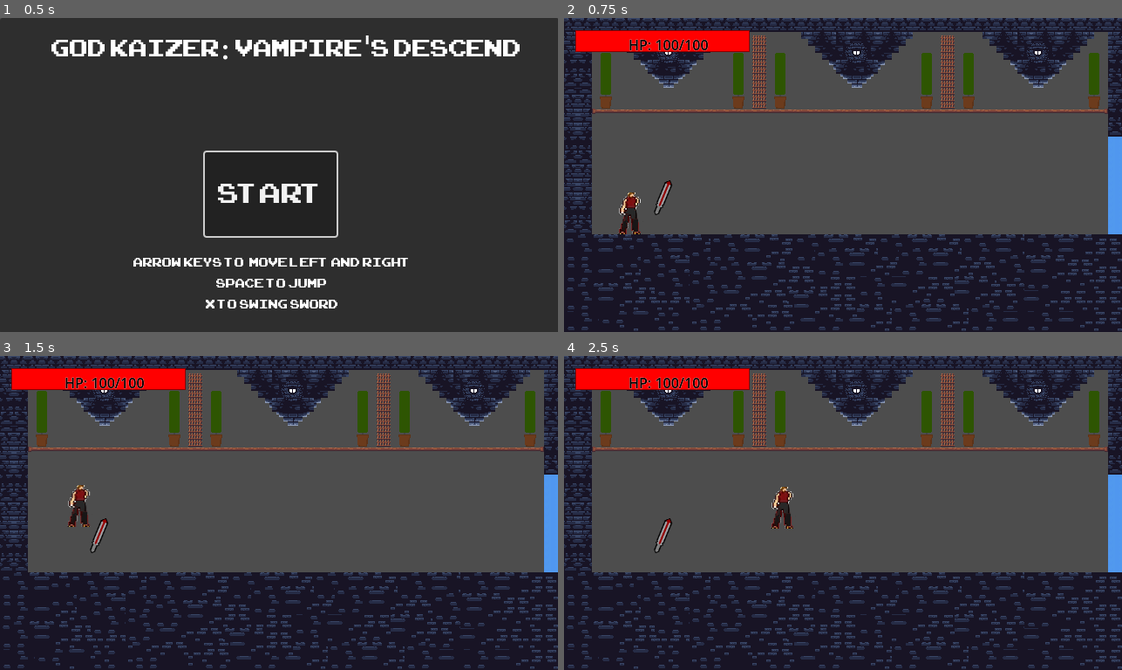
Above: before the commit, frames 1-4 (two rows, left to right).
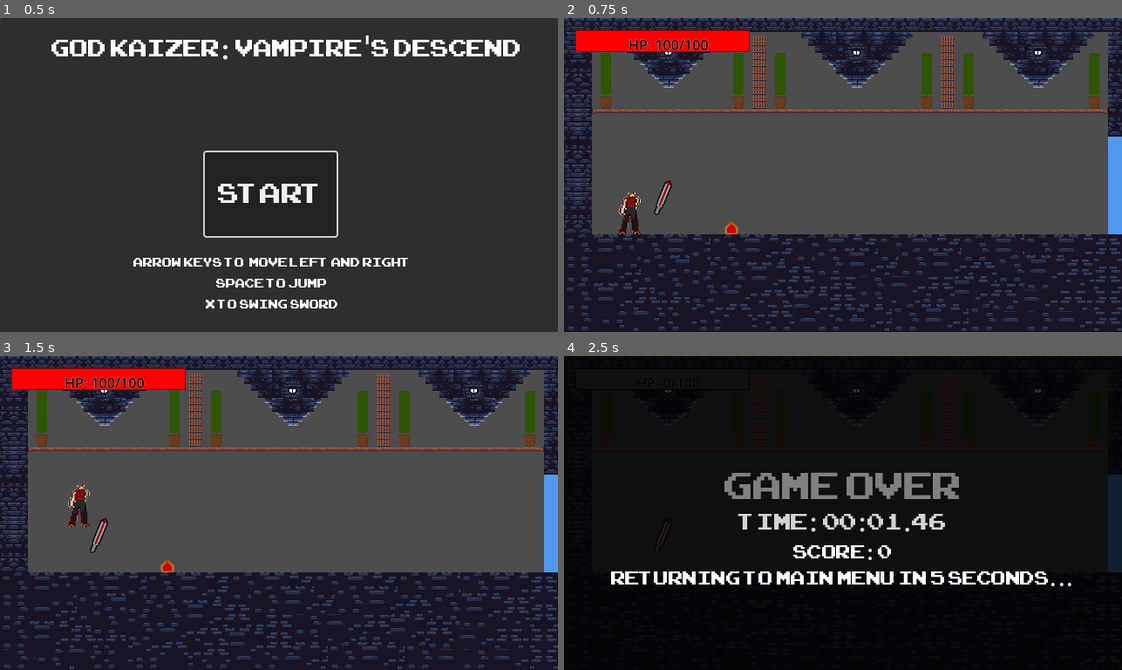
Above: after the commit, the same moments.

Repository: CaptainAbby-Mittens/God-Kaizer-Vampire-s-Descent
Game: Godot game, scene res://scenes/Area1/MainMenu.tscn
The game is run twice, just before and just after one commit, with the same random seed, the same clock (stepped at 60 frames per second) and the same inputs.
Inputs:
- Up to frame 1 (0.5 s): no input
- Up to frame 2 (0.75 s): click "Start" at 0.5 s
- Up to frame 3 (1.5 s): tap Enter (ui_accept) at 1.25 s; hold Right (ui_right) from 1.28 s (still down); tap X (attack) at 1.35 s
- Up to frame 4 (2.5 s): keep holding Right (ui_right); tap Enter (ui_accept) at 1.52, 2.27 s; tap X (attack) at 2.1 s

Frame 1 is identical in both runs. In frame 2, less than 0.1% of the frame differs, in the area x 28-32%, y 64-69%; in frame 3, less than 0.1%; in frame 4, 99%, in the area x 0-100%, y 0-100%.

Commit message:
Added a score system

Diff:
--- a/Project God Kaizer Vampire's Descend/scenes/Area1/room_18.tscn
+++ b/Project God Kaizer Vampire's Descend/scenes/Area1/room_18.tscn
@@ -14295,6 +14295,11 @@
 
 [node name="Room18" type="Node2D"]
 
+[node name="BlueVampire" parent="." instance=ExtResource("5_h3k5s")]
+position = Vector2(315, 215)
+rotation = 3.1415927
+scale = Vector2(1, -1)
+
 [node name="Camera2D" type="Camera2D" parent="."]
 position = Vector2(320, 180)
 
@@ -14307,9 +14312,6 @@
 tile_set = SubResource("TileSet_ksn36")
 use_kinematic_bodies = true
 
-[node name="BlueVampire" parent="Layer2" instance=ExtResource("5_h3k5s")]
-position = Vector2(315, 215)
-
 [node name="HealingPotion" parent="." instance=ExtResource("6_65tum")]
 position = Vector2(368, 111)
 
--- a/Project God Kaizer Vampire's Descend/scenes/Area1/room_start.tscn
+++ b/Project God Kaizer Vampire's Descend/scenes/Area1/room_start.tscn
@@ -1,10 +1,11 @@
-[gd_scene load_steps=10 format=4 uid="uid://ch3gg0gjbtlse"]
+[gd_scene load_steps=11 format=4 uid="uid://ch3gg0gjbtlse"]
 
 [ext_resource type="Texture2D" uid="uid://cwirxhpa84gvb" path="res://images/icon.jpg" id="1_fsf22"]
 [ext_resource type="PackedScene" uid="uid://dnqrgvuvxldbm" path="res://scenes/Players and NPC/Player.tscn" id="2_2jrs7"]
 [ext_resource type="Texture2D" uid="uid://bdgx55im0icf5" path="res://assets/Godot Project.png" id="2_qeig3"]
 [ext_resource type="Texture2D" uid="uid://dix54a2fynupc" path="res://assets/Dungeon Tile Set.png" id="3_h4kka"]
 [ext_resource type="PackedScene" uid="uid://dxt1xf83rxcng" path="res://scenes/Weapons/Start Sword.tscn" id="4_qeig3"]
+[ext_resource type="PackedScene" uid="uid://x5dfaa3ckla4" path="res://scenes/Pickups/DamagePotion.tscn" id="6_h4kka"]
 
 [sub_resource type="TileSetAtlasSource" id="TileSetAtlasSource_qe7b8"]
 texture = ExtResource("2_qeig3")
@@ -14310,3 +14311,12 @@
 
 [node name="StartSword" parent="." instance=ExtResource("4_qeig3")]
 position = Vector2(105, 227.99998)
+
+[node name="DamagePotion" parent="." instance=ExtResource("6_h4kka")]
+position = Vector2(-87, -35)
+
+[node name="DamagePotion2" parent="." instance=ExtResource("6_h4kka")]
+position = Vector2(-87, -35)
+
+[node name="DamagePotion3" parent="." instance=ExtResource("6_h4kka")]
+position = Vector2(-87, -35)
--- a/Project God Kaizer Vampire's Descend/scenes/EndScreen.tscn
+++ b/Project God Kaizer Vampire's Descend/scenes/EndScreen.tscn
@@ -25,3 +25,7 @@
 text = "Returning to Main Menu in 10 Seconds"
 
 [node name="Timer" type="Timer" parent="."]
+
+[node name="score" type="Label" parent="."]
+offset_right = 40.0
+offset_bottom = 23.0
--- /dev/null
+++ b/Project God Kaizer Vampire's Descend/scenes/score.gd
@@ -0,0 +1,6 @@
+extends Label
+
+var score: int = GameManager.score
+
+func _ready():
+	text = "Score :" + str(score)  # Convert to string
--- a/Project God Kaizer Vampire's Descend/scripts/Game Manager.gd
+++ b/Project God Kaizer Vampire's Descend/scripts/Game Manager.gd
@@ -130,8 +130,14 @@
 var start_time: float = 0.0
 var has_key1: bool = false
 var boss_killed_1: bool = false
+var score: int = 0
 # Signal for UI updates (optional)
 signal playtime_updated(playtime_seconds)
+
+func add_score(addScore):
+	score += addScore
+func reset_score():
+	score = 0
 
 func respawn_all_potions():
 	print("Respawning all potions...")
--- a/Project God Kaizer Vampire's Descend/scripts/Vampire Scripts/Black Vampire Boxx Sword.gd
+++ b/Project God Kaizer Vampire's Descend/scripts/Vampire Scripts/Black Vampire Boxx Sword.gd
@@ -272,8 +272,9 @@
 	update_sprite_frame()
 	collision_layer = 0
 	collision_mask = 0
+	GameManager.add_score(50)
+	GameManager.boss_killed_1 = true
 	await get_tree().create_timer(3.0).timeout
-	GameManager.boss_killed_1 = true
 	queue_free()
 
 func _exit_tree():
--- a/Project God Kaizer Vampire's Descend/scripts/Vampire Scripts/BlueVampire Sword.gd
+++ b/Project God Kaizer Vampire's Descend/scripts/Vampire Scripts/BlueVampire Sword.gd
@@ -244,6 +244,7 @@
 	update_sprite_frame()
 	collision_layer = 0
 	collision_mask = 0
+	GameManager.add_score(15)
 	await get_tree().create_timer(1.0).timeout
 	queue_free()
 
--- a/Project God Kaizer Vampire's Descend/scripts/Vampire Scripts/red Vampire Sword.gd
+++ b/Project God Kaizer Vampire's Descend/scripts/Vampire Scripts/red Vampire Sword.gd
@@ -244,6 +244,7 @@
 	update_sprite_frame()
 	collision_layer = 0
 	collision_mask = 0
+	GameManager.add_score(10)
 	await get_tree().create_timer(1.0).timeout
 	queue_free()
 
--- a/Project God Kaizer Vampire's Descend/scripts/character_body_2d.gd
+++ b/Project God Kaizer Vampire's Descend/scripts/character_body_2d.gd
@@ -458,6 +458,16 @@
 	countdown_label.add_theme_font_override("font", custom_font)
 	background.add_child(countdown_label)
 
+	var score_label = Label.new()
+	score_label.text = "Score: " + str(GameManager.score)
+	score_label.horizontal_alignment = HORIZONTAL_ALIGNMENT_CENTER
+	score_label.vertical_alignment = VERTICAL_ALIGNMENT_CENTER
+	score_label.add_theme_font_size_override("font_size", 30)
+	score_label.position = Vector2(0, get_viewport().get_visible_rect().size.y / 2 +20)  # Adjusted position
+	score_label.size = Vector2(get_viewport().get_visible_rect().size.x, 50)
+	score_label.add_theme_font_override("font", custom_font)
+	background.add_child(score_label)
+
 	# Timer for countdown
 	var timer = Timer.new()
 	timer.wait_time = 5
--- a/Project God Kaizer Vampire's Descend/scripts/end_screen.gd
+++ b/Project God Kaizer Vampire's Descend/scripts/end_screen.gd
@@ -2,10 +2,13 @@
 extends CanvasLayer
 
 @onready var timer = $Timer
-@onready var countdown_label = $CountdownLabel  # Add this label to your scene
-@onready var playtime_label = $PlaytimeLabel  # Your label node
-@onready var detailed_time_label = $DetailedTimeLabel  # Optional second label
+@onready var countdown_label = $CountdownLabel
+@onready var playtime_label = $PlaytimeLabel
+@onready var detailed_time_label = $DetailedTimeLabel
+@onready var score_label = $Score  # This should reference a Label node, not a variable
+
 @export var show_milliseconds: bool = false
+
 func display_playtime_stats():
 	if not has_node("/root/GameManager"):
 		print("GameManager not found!")
@@ -24,6 +27,16 @@
 		var minutes = (int(total_seconds) % 3600) / 60
 		var seconds = int(total_seconds) % 60
 		detailed_time_label.text = "Time Played: %d hours, %d minutes, %d seconds" % [hours, minutes, seconds]
+
+	# FIXED: Score display
+	if score_label:
+		# Check if score exists in GameManager and set appropriate text
+		if game_manager.has_method("get_score"):
+			score_label.text = "Score: " + str(game_manager.get_score())
+		elif "score" in game_manager:
+			score_label.text = "Score: " + str(game_manager.score)
+		else:
+			score_label.text = "Score: 0"  # Default if no score system
 
 func format_time(seconds: float, show_ms: bool = false) -> String:
 	var minutes = int(seconds) / 60
@@ -53,13 +66,15 @@
 	if has_node("/root/GameManager"):
 		return get_node("/root/GameManager").get_current_playtime()
 	return 0.0
+
 func _ready():
 	# Start the countdown
 	timer.start()
 	await get_tree().process_frame
 	display_playtime()
-	# Start updating countdown text
+	display_playtime_stats()  # Call this to display score too
 	update_countdown()
+
 func display_playtime():
 	if has_node("/root/GameManager"):
 		var game_manager = get_node("/root/GameManager")
@@ -76,13 +91,13 @@
 	else:
 		print("GameManager not found!")
 
-
 # Optional: Fancy display with hours
 func format_time_detailed(seconds: float) -> String:
 	var hours = int(seconds) / 3600
 	var minutes = (int(seconds) % 3600) / 60
 	var seconds_remaining = int(seconds) % 60
 	return "%02d:%02d:%02d" % [hours, minutes, seconds_remaining]
+
 func _process(delta):
 	# Update countdown text every frame
 	update_countdown()
--- a/Project God Kaizer Vampire's Descend/scripts/main_menu.gd
+++ b/Project God Kaizer Vampire's Descend/scripts/main_menu.gd
@@ -24,6 +24,10 @@
 			gm.start_playtime_timer()
 		if gm.has_method("reset_potions_on_restart"):
 			gm.reset_potions_on_restart()
+		if gm.has_method("reset_score"):
+			gm.reset_score()
+
+
 
 	# Start the game
 	start_game()
Not shown, added: Project God Kaizer Vampire's Descend/scenes/score.gd.uid
